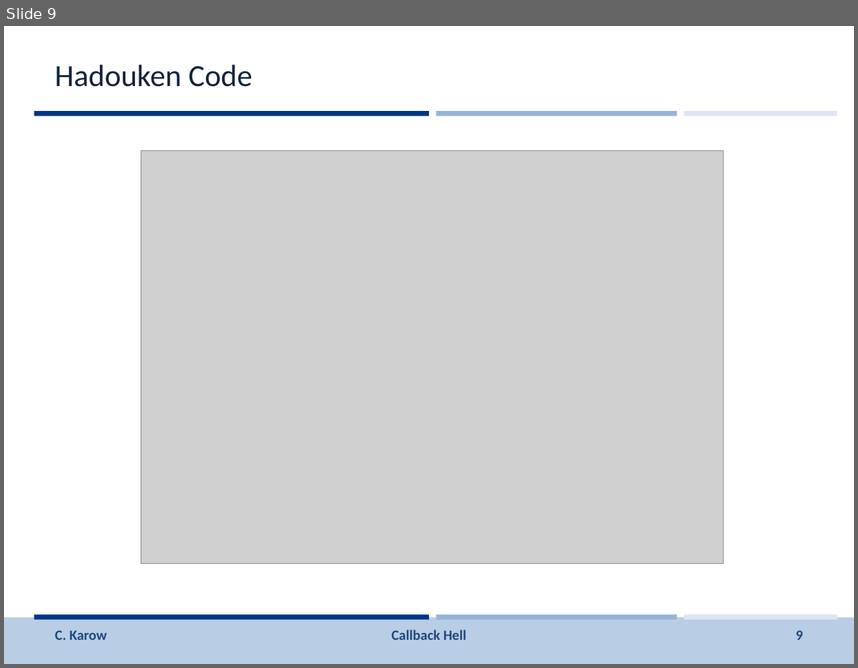
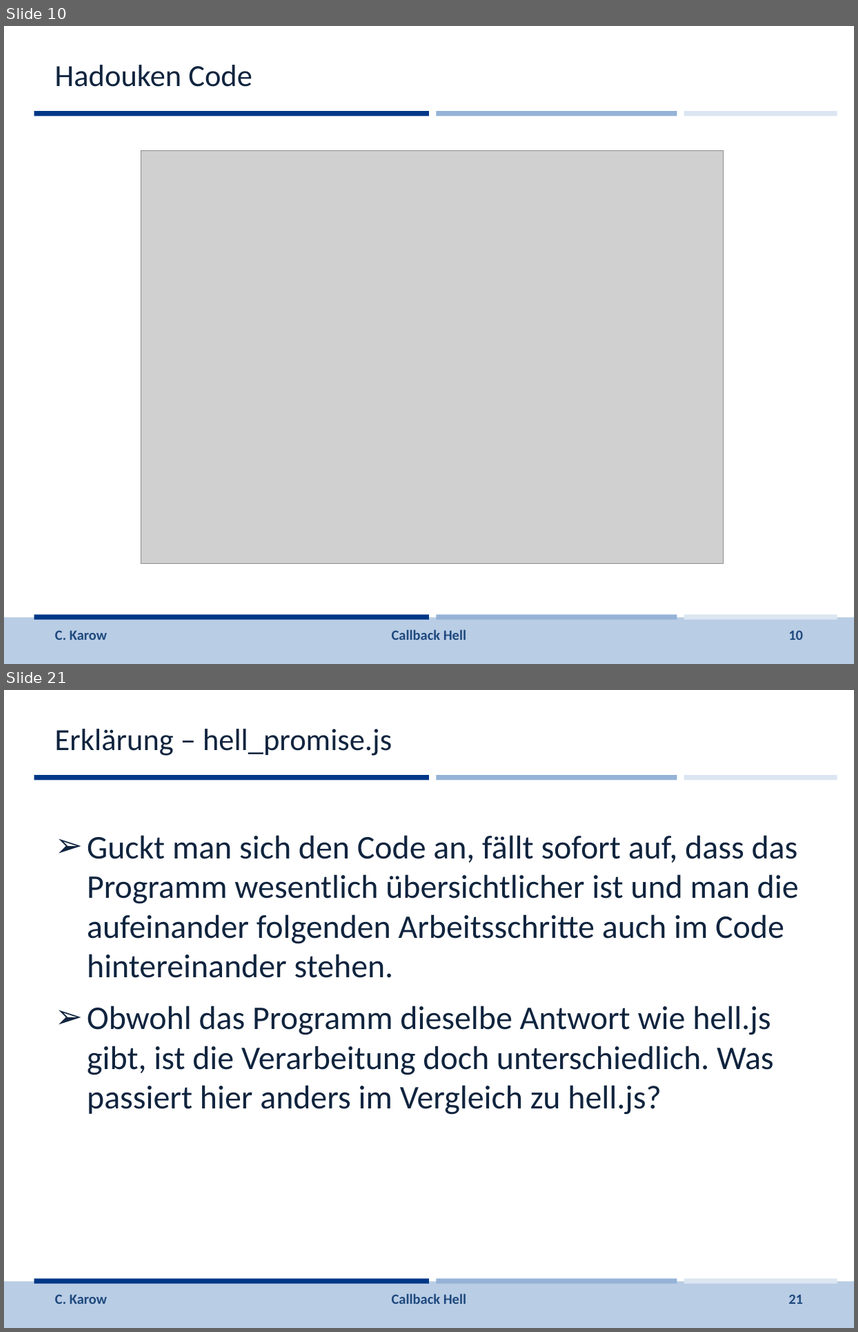
Before and after one commit to johbra/Reaktive-Programmierung, a slide deck: Vorlesung/Folien/CallbackHell.pptx. Shown one above the other, each under a label of ours: slide 9 before the commit, slides 10 and 21 after it; the slides between them are not shown. The pictures are 858x668 and 858x1332 pixels, drawn with LibreOffice and Linux fonts; fonts in the diff are those of the drawing; grey boxes stand for pictures; background and template pictures are left out. Boxes give left, top, right and bottom in pixels: in the first picture for what was removed or moved away, otherwise in the second. Text is boxed around its words. In the diff, an @@ line names an element or a change of style, - is before the commit and + after.

```diff
--- a/Vorlesung/Folien/CallbackHell.pptx
+++ b/Vorlesung/Folien/CallbackHell.pptx
@@ slide 21 added at (4,690,854,1328), background #FFFFFF; not listed: 7 template elements that a slide beside it also shows @@
@@ title added at (55,729,392,756), 26 pt, text #0F243E @@
+Erklärung – hell_promise.js
@@ text added at (87,835,799,1114), 28 pt, text #0F243E @@
+➢ Guckt man sich den Code an, fällt sofort auf, dass das Programm wesentlich übersichtlicher ist und man die aufeinander folgenden Arbeitsschritte auch im Code hintereinander stehen.
+➢ Obwohl das Programm dieselbe Antwort wie hell.js gibt, ist die Verarbeitung doch unterschiedlich. Was passiert hier anders im Vergleich zu hell.js?
@@ text added at (55,1294,107,1303), 12 pt, text #1F497D @@
+C. Karow
@@ text added at (392,1293,466,1303), 12 pt, text #1F497D @@
+Callback Hell
@@ page number added at (789,1294,803,1303), 12 pt, text #1F497D @@
+21
@@ what was slide 9 is now slide 10 @@
@@ page number at (789,630,803,639): text changed @@
-9
+10
```
Also in this commit, not shown: 7 slides changed, 10 other slides added, 3 other files.
